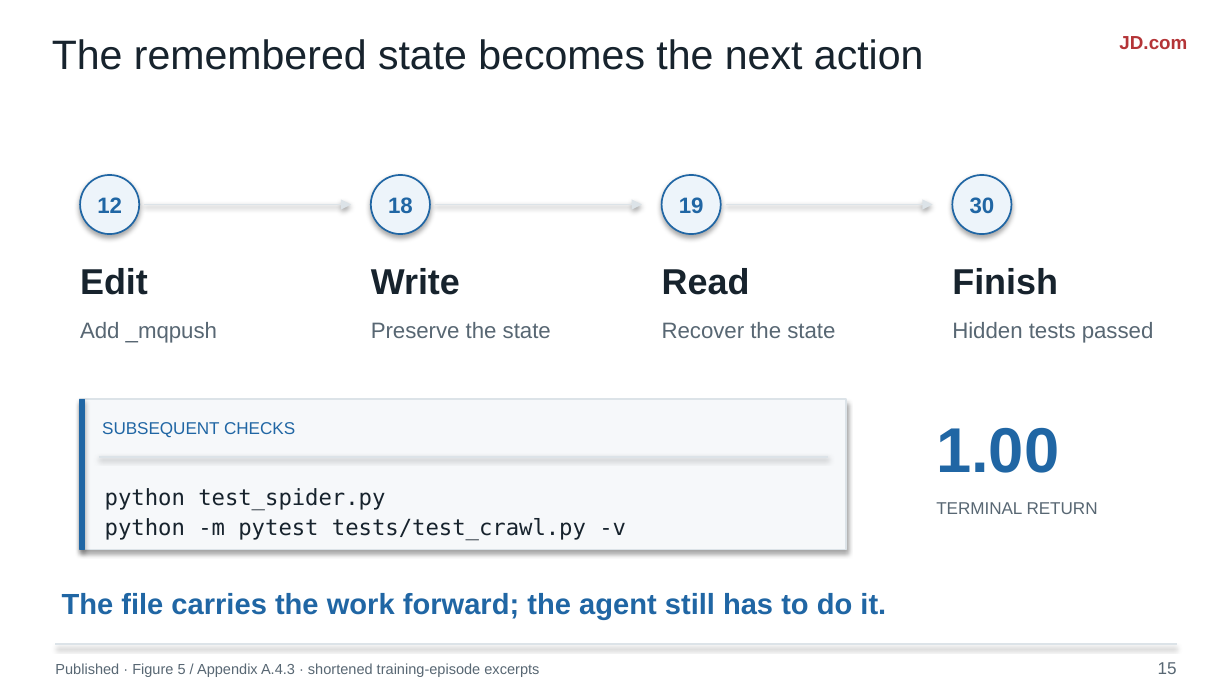
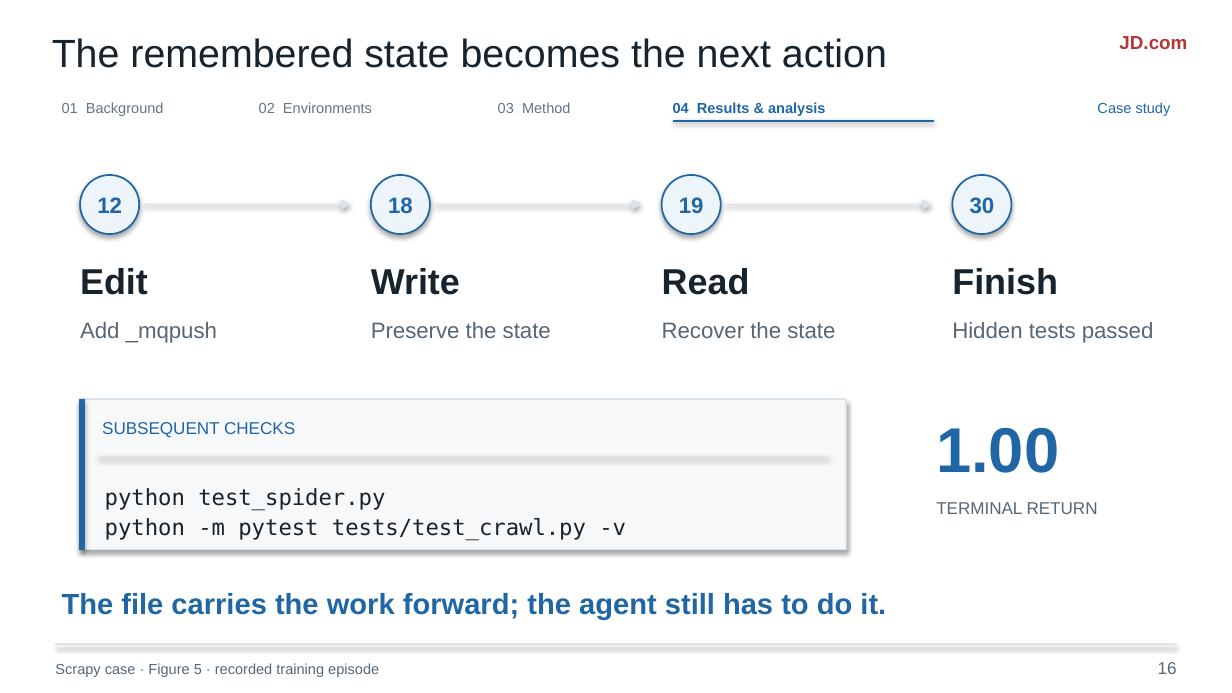
Before and after one commit to liruiluo/agentmemorygym, a slide deck: slide 16 of assets/slides/coding-agent-memory-post-training-slides.pptx (slide 15 before the commit). Drawn at 1232x693 pixels with LibreOffice and Linux fonts; fonts in the diff are those of the drawing. Boxes give left, top, right and bottom in pixels: in the first picture for what was removed or moved away, otherwise in the second. Text is boxed around its words. In the diff, an @@ line names an element or a change of style, - is before the commit and + after.

```diff
--- a/assets/slides/coding-agent-memory-post-training-slides.pptx
+++ b/assets/slides/coding-agent-memory-post-training-slides.pptx
@@ text "The remembered state becomes the ..." at <box>52,38,887,68</box>: size 24 to 23 pt @@
@@ text added at <box>62,102,164,116</box>, 8.5 pt, text #667580 @@
+01 Background
@@ text added at <box>259,102,372,113</box>, 8.5 pt, text #667580 @@
+02 Environments
@@ text added at <box>498,102,571,113</box>, 8.5 pt, text #667580 @@
+03 Method
@@ text added at <box>673,102,825,116</box>, 8.5 pt, text #2066A4, bold @@
+04 Results & analysis
@@ text added at <box>1097,102,1171,116</box>, 8.5 pt, text #2066A4 @@
+Case study
@@ line added from (673, 121) to (934, 121), #2066A4 1.3 pt @@
@@ text at <box>55,663,379,677</box>: text changed @@
-Published · Figure 5 / Appendix A.4.3 · shortened training-episode excerpts
+Scrapy case · Figure 5 · recorded training episode
@@ text at <box>1158,662,1177,674</box>: text changed @@
-15
+16
```
Also in this commit, not shown: 11 other slides changed, 5 slides added, 4 slides removed, 17 other files.
